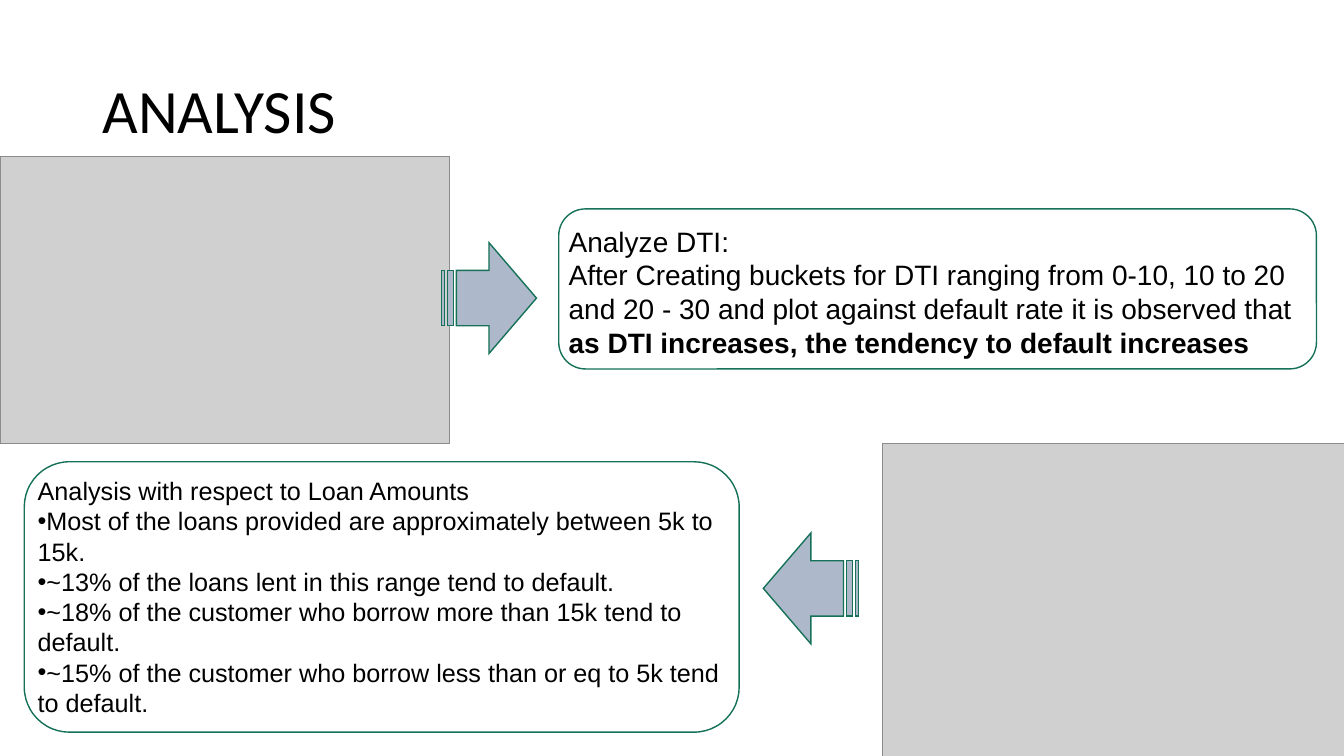
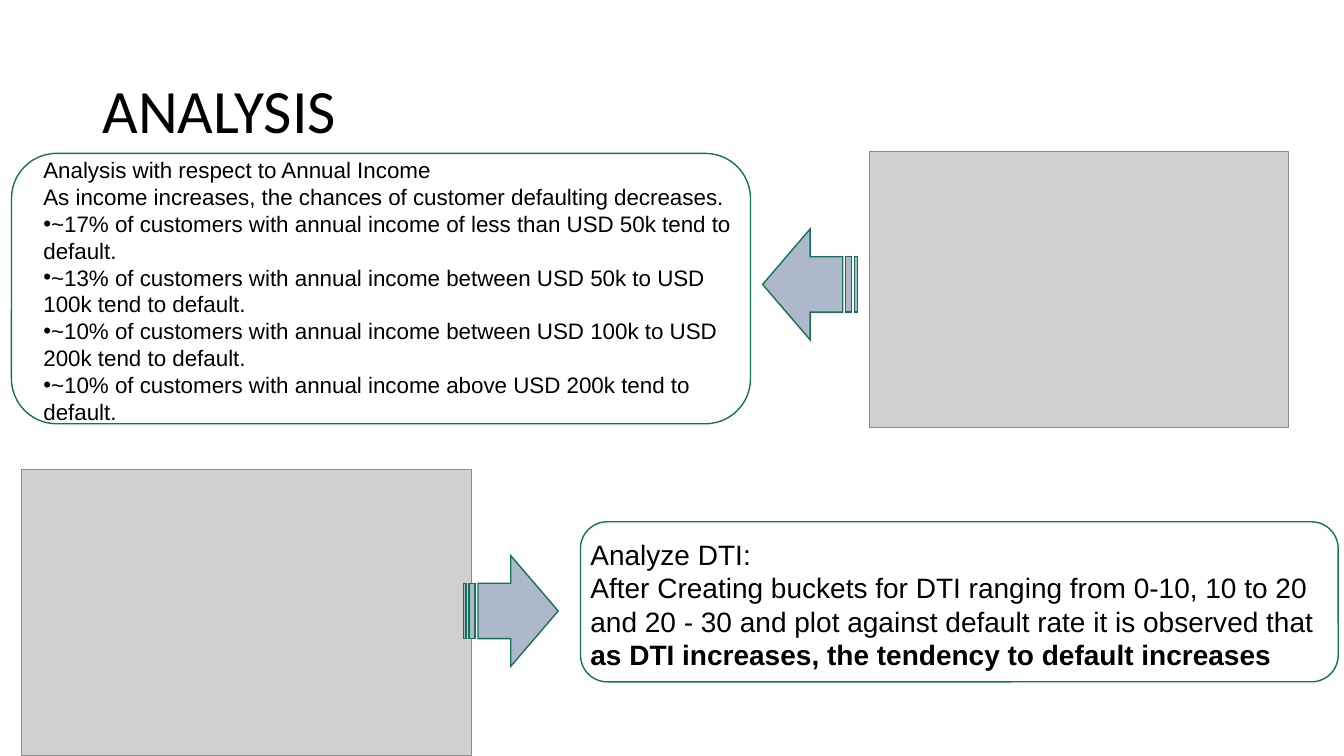
Before and after one commit to arunvincy/REPRTS, a slide deck: slide 6 of LENDING CLUB.pptx. Drawn at 1344x756 pixels with LibreOffice and Linux fonts; fonts in the diff are those of the drawing; grey boxes stand for pictures. Boxes give left, top, right and bottom in pixels: in the first picture for what was removed or moved away, otherwise in the second. Text is boxed around its words. In the diff, an @@ line names an element or a change of style, - is before the commit and + after.

```diff
--- a/LENDING CLUB.pptx
+++ b/LENDING CLUB.pptx
@@ rounded rectangle: place and size @@
-rounded rectangle at (24, 462, 739, 732)
+rounded rectangle at (11, 153, 750, 423)
@@ text at (43, 161, 731, 425): text changed; size 18 to 16 pt @@
-Analysis with respect to Loan Amounts
-• Most of the loans provided are approximately between 5k to 15k.
-• ~13% of the loans lent in this range tend to default.
-• ~18% of the customer who borrow more than 15k tend to default.
-• ~15% of the customer who borrow less than or eq to 5k tend to default.
+Analysis with respect to Annual Income
+As income increases, the chances of customer defaulting decreases.
+• ~17% of customers with annual income of less than USD 50k tend to default.
+• ~13% of customers with annual income between USD 50k to USD 100k tend to default.
+• ~10% of customers with annual income between USD 100k to USD 200k tend to default.
+• ~10% of customers with annual income above USD 200k tend to default.
@@ picture added at (870, 151, 1290, 427) @@
@@ striped right arrow: place and size @@
-striped right arrow at (763, 533, 858, 644)
+striped right arrow at (763, 229, 858, 340)
@@ picture removed at (882, 444, 1344, 756) @@
@@ text "Analyze DTI:": place and size @@
-text "Analyze DTI:" at (569, 231, 1291, 358)
+text "Analyze DTI:" at (590, 544, 1313, 671)
@@ 1 picture, 1 rounded rectangle, 1 striped right arrow: place and size @@
-1 picture, 1 rounded rectangle, 1 striped right arrow at (0, 156, 1317, 443)
+1 picture, 1 rounded rectangle, 1 striped right arrow at (22, 470, 1339, 756)
```
Also in this commit, not shown: 3 other slides changed.
